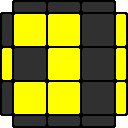
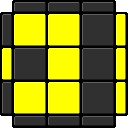
Revision of a layered 128×128 image; what changed, layer by layer:
painted on "color" over [2, 2, 126, 126]
